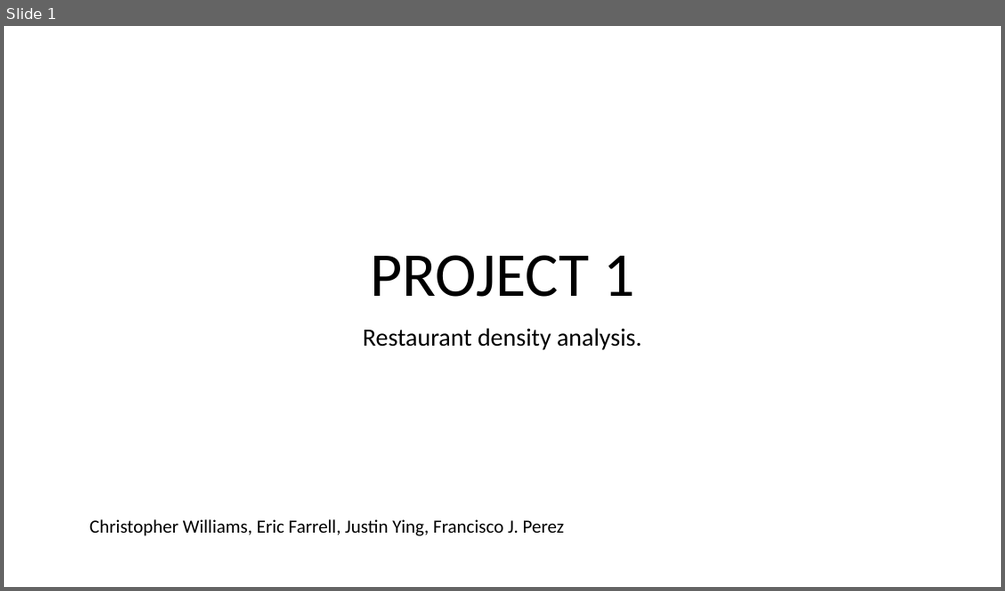
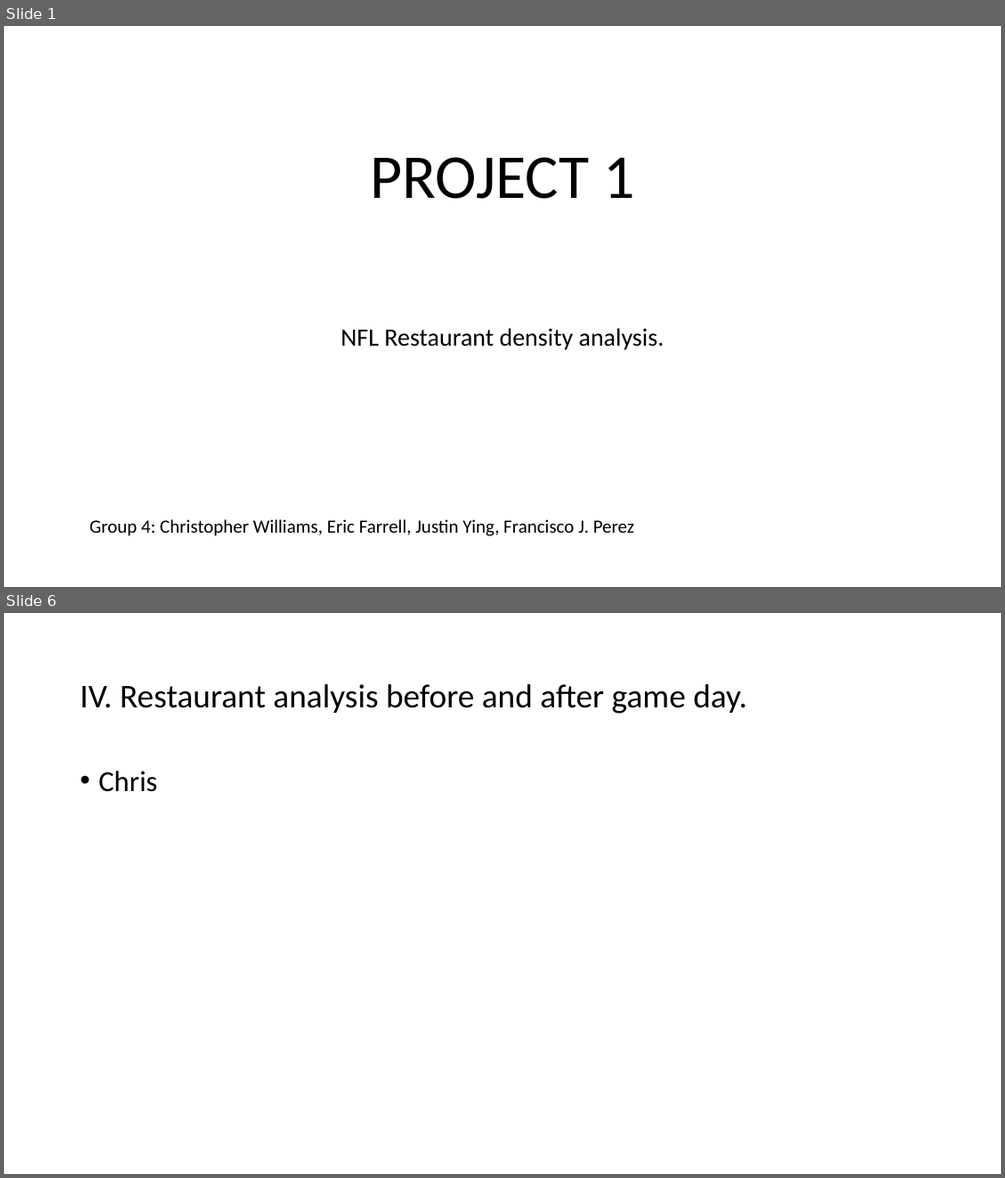
Before and after one commit to jjying89/Yelp-Restaurants-Analysis, a slide deck: Presentation/Team_4-Restaurant_Density_Analysis..pptx. Shown one above the other, each under a label of ours: slide 1 before the commit, slides 1 and 6 after it; the slides between them are not shown. The pictures are 1005x591 and 1005x1178 pixels, drawn with LibreOffice and Linux fonts; fonts in the diff are those of the drawing. Boxes give left, top, right and bottom in pixels: in the first picture for what was removed or moved away, otherwise in the second. Text is boxed around its words. In the diff, an @@ line names an element or a change of style, - is before the commit and + after.

```diff
--- a/Presentation/Team_4-Restaurant_Density_Analysis..pptx
+++ b/Presentation/Team_4-Restaurant_Density_Analysis..pptx
@@ slide 6 added at [4,613,1001,1174], background #FFFFFF @@
@@ title added at [80,684,747,714], 32 pt, text #000000 @@
+IV. Restaurant analysis before and after game day.
@@ text added at [98,771,157,792], 28 pt, text #000000 @@
+• Chris
@@ slide 1 changed as well @@
@@ title "PROJECT 1" at [370,157,634,199]: vertical alignment bottom to middle @@
@@ subtitle at [340,328,664,350]: text changed @@
-Restaurant density analysis.
+NFL Restaurant density analysis.
@@ text at [89,519,634,536]: text changed @@
-Christopher Williams, Eric Farrell, Justin Ying, Francisco J. Perez
+Group 4: Christopher Williams, Eric Farrell, Justin Ying, Francisco J. Perez
```
Also in this commit, not shown: 2 other slides changed, 4 other slides added.
